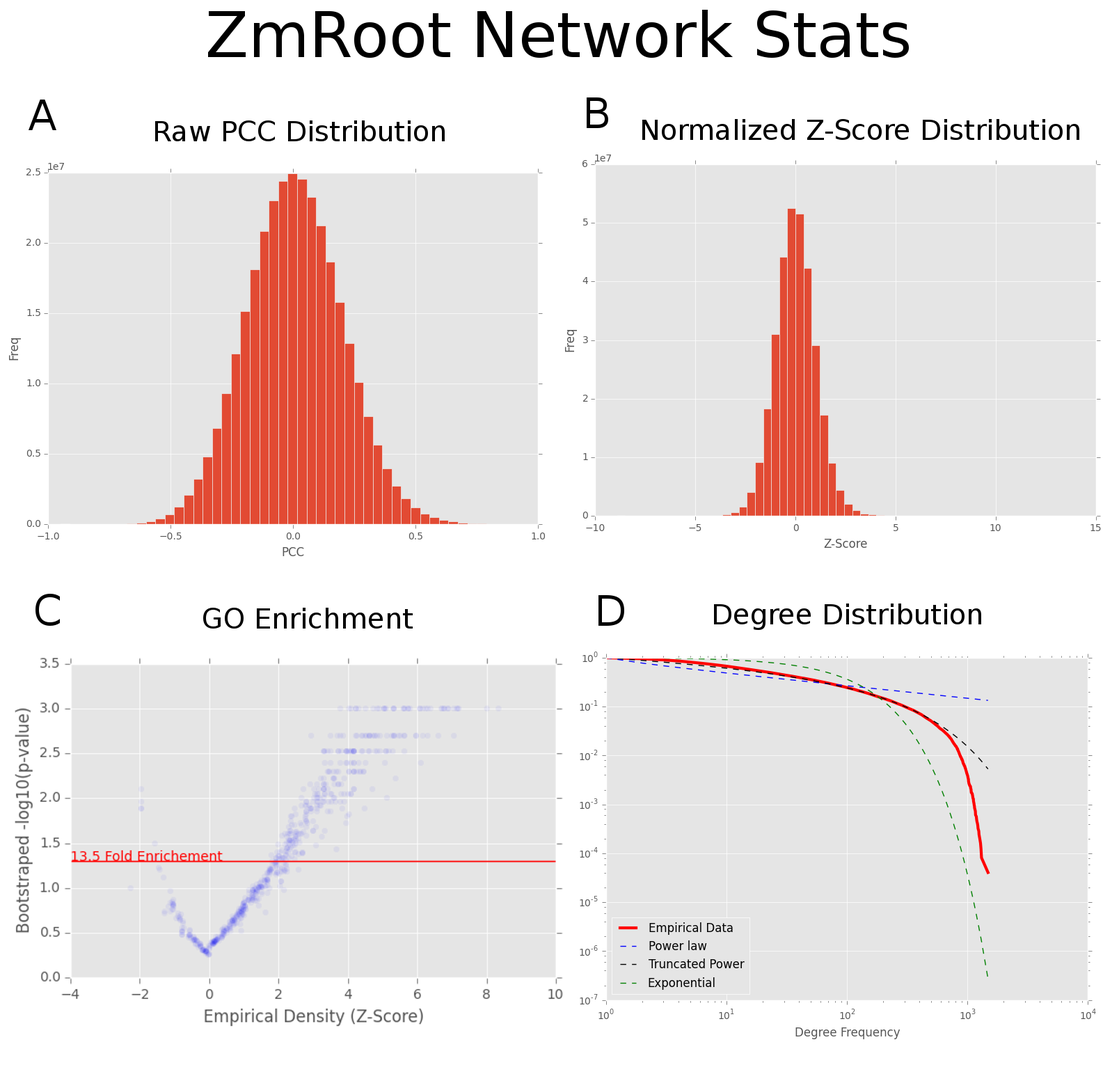
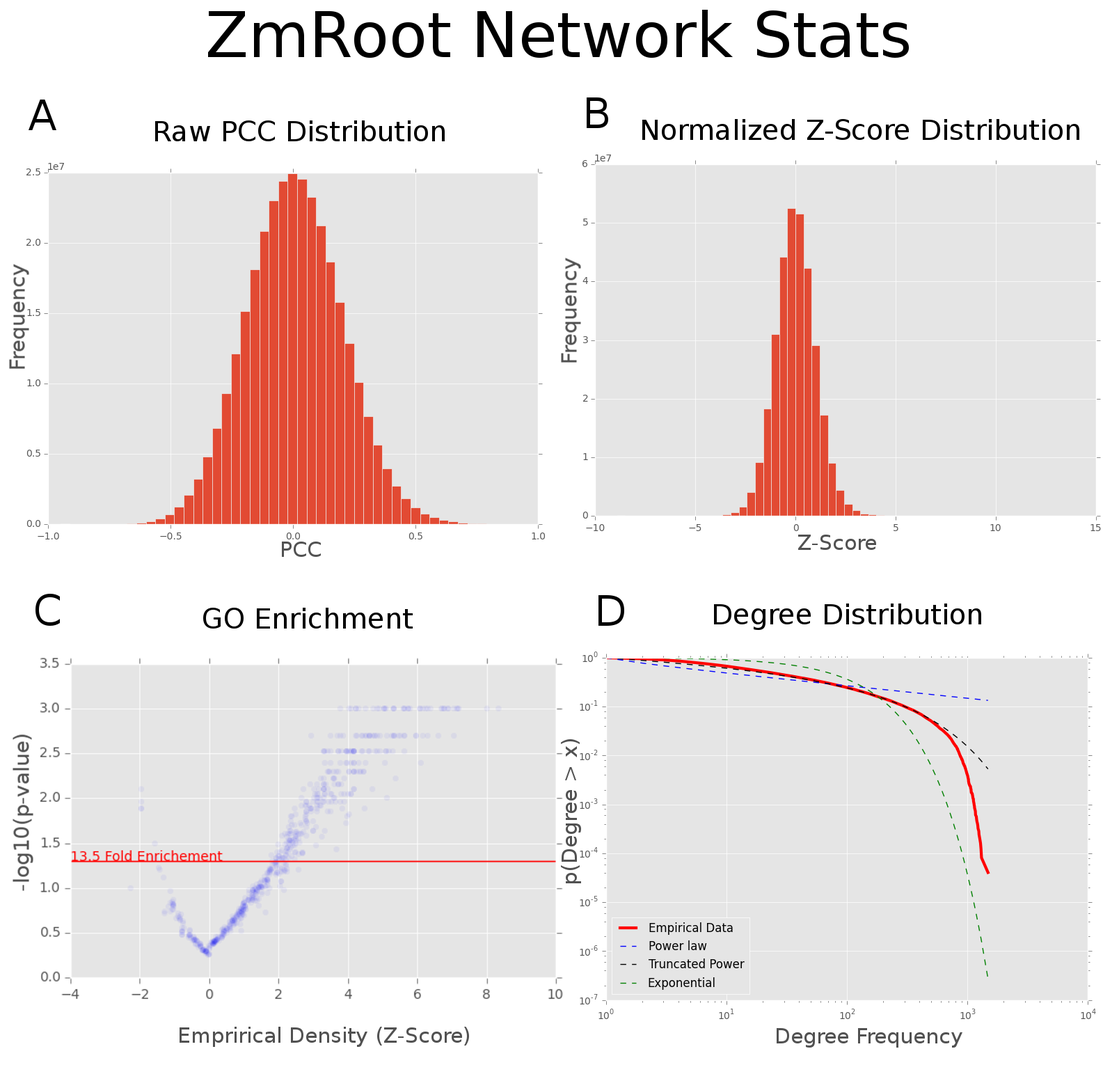
Revision of a layered (1119, 1065) image; what changed, layer by layer:
added layer "Pasted Layer #1" above "Pasted Layer" over [560, 739, 582, 884]
added layer "Pasted Layer" above "Supp Fig 3 - ZmRoot Health.tiff" over [9, 257, 963, 1048]
painted on "Supp Fig 3 - ZmRoot Health.tiff" over [9, 270, 920, 1045]
